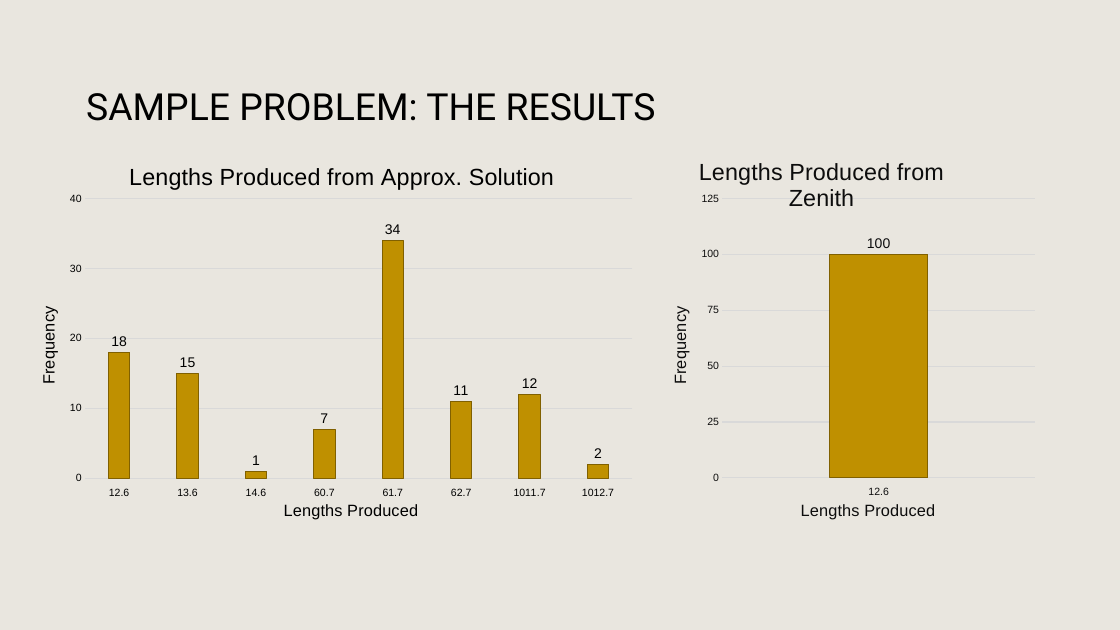
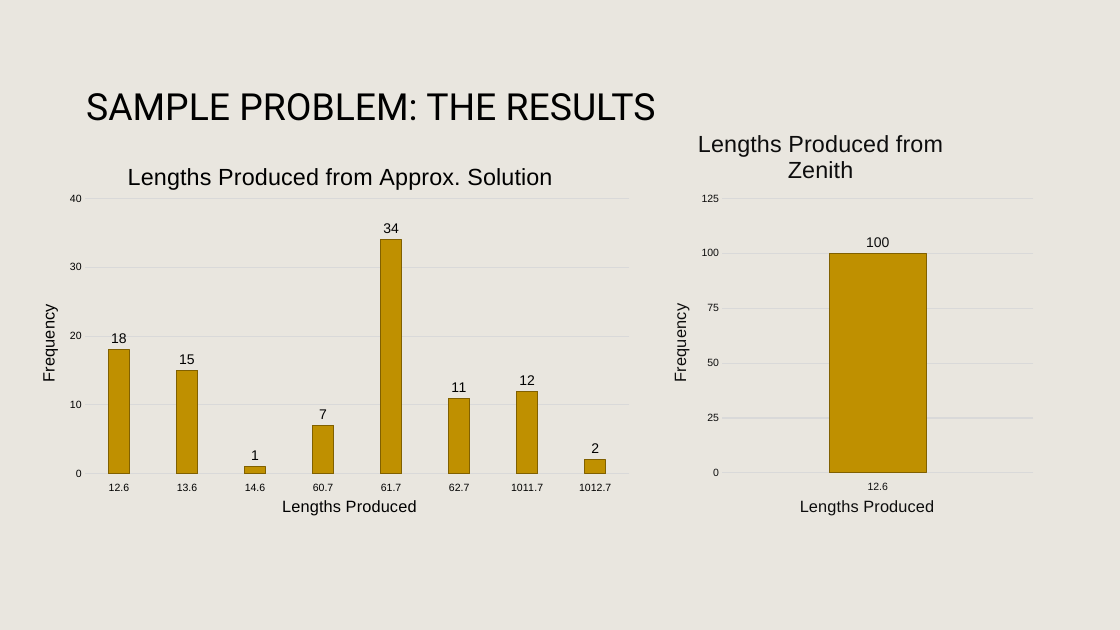
Before and after one commit to PictureOfGray/CS412-Team-NAME, a slide deck: slide 23 of presentations/problem_presentation.pptx. Drawn at 1120x630 pixels with LibreOffice and Linux fonts; fonts in the diff are those of the drawing; background and template pictures are left out. Boxes give left, top, right and bottom in pixels: in the first picture for what was removed or moved away, otherwise in the second. Text is boxed around its words. In the diff, an @@ line names an element or a change of style, - is before the commit and + after.

```diff
--- a/presentations/problem_presentation.pptx
+++ b/presentations/problem_presentation.pptx
@@ column chart at [666, 124, 1035, 520] @@
@@ plot area changed @@
@@ column chart: place and size @@
-column chart at [666, 153, 1037, 526]
+column chart at [666, 124, 1035, 520]
@@ column chart at [34, 158, 632, 521] @@
@@ plot area changed @@
@@ column chart: place and size @@
-column chart at [34, 158, 635, 526]
+column chart at [34, 158, 632, 521]
```
Also in this commit, not shown: 14 other slides changed.
